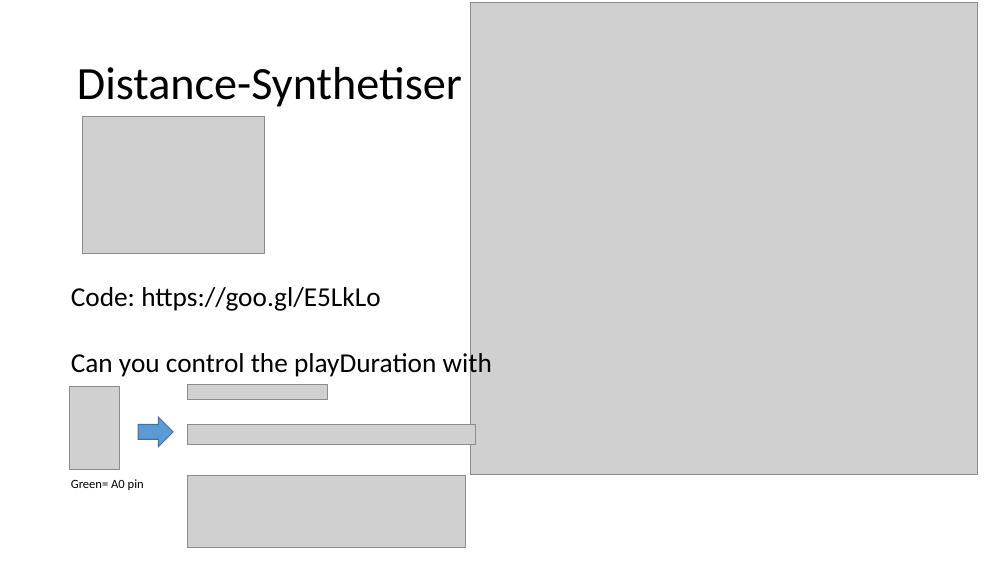
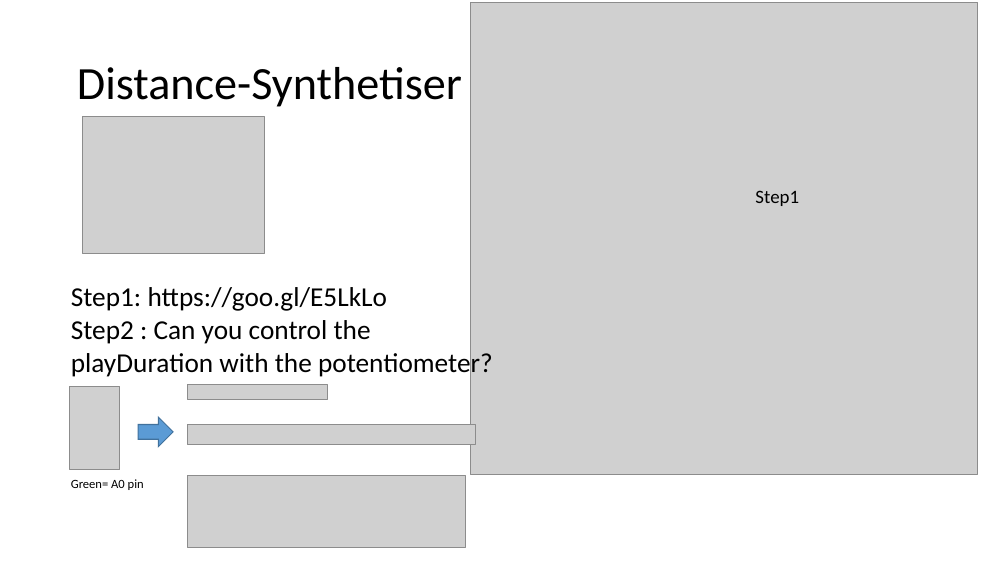
Before and after one commit to geobarteam/codingdojo, a slide deck: slide 10 of Arduino/CodingDojo.odp (slide 6 before the commit). Drawn at 1008x567 pixels with LibreOffice and Linux fonts; fonts in the diff are those of the drawing; grey boxes stand for pictures. Boxes give left, top, right and bottom in pixels: in the first picture for what was removed or moved away, otherwise in the second. Text is boxed around its words. In the diff, an @@ line names an element or a change of style, - is before the commit and + after.

```diff
--- a/Arduino/CodingDojo.odp
+++ b/Arduino/CodingDojo.odp
@@ text added at box(755, 190, 799, 206), 18 pt, text #000000 @@
+Step1
@@ text at box(71, 287, 493, 378): text changed @@
-Code: https://goo.gl/E5LkLo
-Can you control the playDuration with
+Step1: https://goo.gl/E5LkLo
+Step2 : Can you control the
+playDuration with the potentiometer?
```
Also in this commit, not shown: 4 other slides changed, 5 slides added, 1 slide removed, 1 other file.
